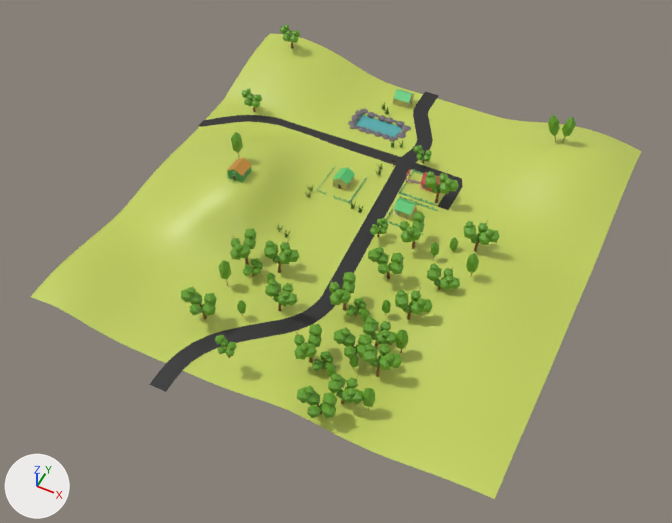
Renders of the COLLADA model iBun/d3.scnassets/l1.dae from each side of a commit.
Both versions are drawn from a 50 mm camera at (41.9, -91.4, 104.6) aimed at (0.1, -7.9, 0.2). The axes (+X, +Y, +Z) are drawn at lower left. The lights are the same throughout. Where no turn or scale is listed for an object, it has been applied to the vertices.

The older version as bpy lines, for what is in view:
```python
me_icosphere_024 = bpy.data.meshes.new('Icosphere.024')
me_icosphere_024.from_pydata(...)  # 153 vertices, 246 faces; spans x -0.89..4.65, y -1.55..2.54, z -5.3..0.73
# faces by material slot: [180, 66]
me_icosphere_024.materials.append(mat_leaf)  # green #68a32d
me_icosphere_024.materials.append(mat_tree)  # brown #7f5331
me_plane = bpy.data.meshes.new('Plane')
me_plane.from_pydata(...)  # 1658 vertices, 3144 faces; spans x -35.0..35.0, y -35.0..35.0, z -0.9..6.4
me_plane.materials.append(mat_landscape)  # yellow #c3d15e
me_plane_003 = bpy.data.meshes.new('Plane.003')
me_plane_003.from_pydata(...)  # 2352 vertices, 2688 faces; spans x -12.0..6.7, y -34.7..1.3, z -0.1..6.4
me_plane_003.materials.append(mat_grass)  # dark green #497912
me_topper = bpy.data.meshes.new('Topper')
me_topper.from_pydata(...)  # 76 vertices, 144 faces; spans x -0.07..0.04, y -1.33..0.27, z 0.0..2.06
me_topper.materials.append(mat_topper)  # red #d93c3f
ob_cube = bpy.data.objects.new('Cube', me_topper)
ob_cube.location = (2.6, 13.7, 0.2)
ob_grass = bpy.data.objects.new('Grass', me_plane_003)
ob_grass.location = (-7.5, 27.3, 0.1)
ob_landscape = bpy.data.objects.new('Landscape', me_plane)
ob_landscape.location = (0.0, 0.0, 0.0)
ob_tree_leaf_015 = bpy.data.objects.new('Tree_Leaf_015', me_icosphere_024)
ob_tree_leaf_015.location = (12.9, -23.7, 5.3)
# also in view: 'Rock' at (-7.3, 23.7, 0.0); 'Tree_Leaf_018' at (10.2, -33.9, 3.0); 'Tree_Leaf_017' at (4.7, -25.6, 3.0); 'Tree_Leaf_008' at (-12.1, -26.5, 3.0); 'Road' at (-12.0, -1.5, 0.2)
```
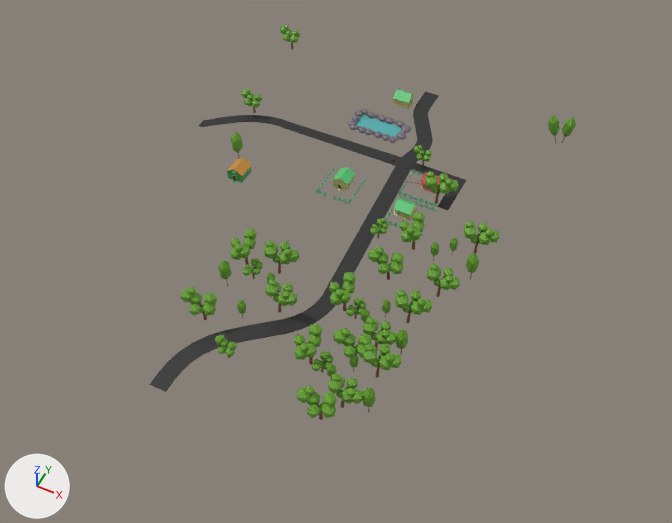
Where the change shows, as pixel boxes (x1, y1, x2, y2) in the pictures (672 x 523 px):
'Landscape', deleted (yellow)
    before: (31, 33, 642, 499)
'Grass', deleted
    before: (230, 102, 404, 237)
'Cube', deleted
    before: (406, 169, 410, 182)

Patch to the scene script:
```diff
--- a/iBun/d3.scnassets/l1.dae.py
+++ b/iBun/d3.scnassets/l1.dae.py
@@ ob_landscape @@
-ob_landscape = bpy.data.objects.new('Landscape', me_plane)
-ob_landscape.location = (0.0, 0.0, 0.0)
@@ ob_cube @@
-ob_cube = bpy.data.objects.new('Cube', me_topper)
-ob_cube.location = (2.6, 13.7, 0.2)
@@ ob_grass @@
-ob_grass = bpy.data.objects.new('Grass', me_plane_003)
-ob_grass.location = (-7.5, 27.3, 0.1)
```
